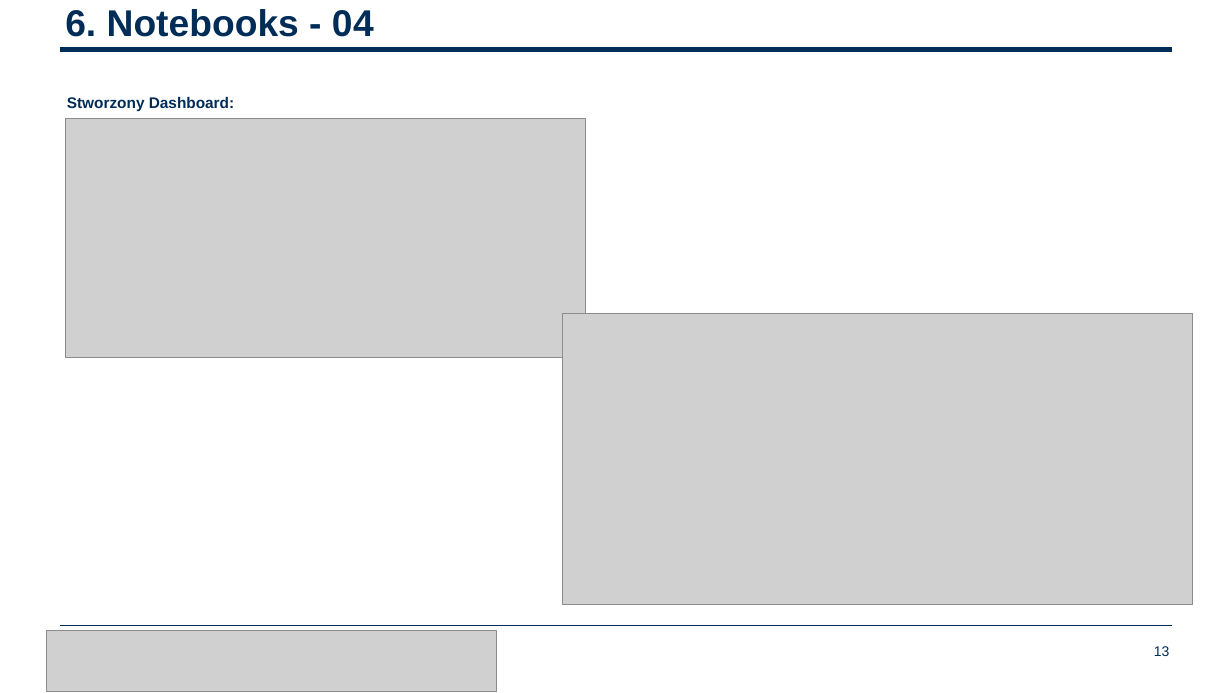
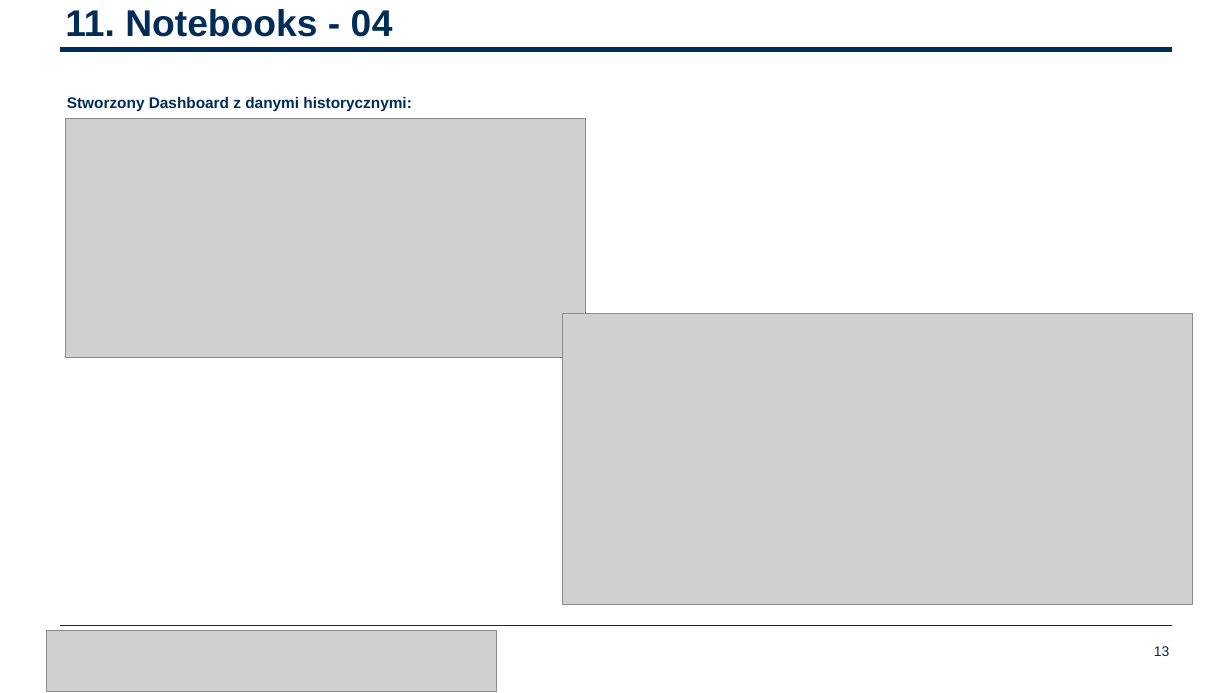
Before and after one commit to BartoszRP/MERITO_ML_Projekt_Fotowoltaika_2024, a slide deck: slide 13 of 6. Docs/Bartosz_Reszka_Piwowarski_Prezentacja.pptx. Drawn at 1232x693 pixels with LibreOffice and Linux fonts; fonts in the diff are those of the drawing; grey boxes stand for pictures; background and template pictures are left out. Boxes give left, top, right and bottom in pixels: in the first picture for what was removed or moved away, otherwise in the second. Text is boxed around its words. In the diff, an @@ line names an element or a change of style, - is before the commit and + after.

```diff
--- a/6. Docs/Bartosz_Reszka_Piwowarski_Prezentacja.pptx
+++ b/6. Docs/Bartosz_Reszka_Piwowarski_Prezentacja.pptx
@@ title at (65, 9, 393, 37): text changed @@
-6. Notebooks - 04
+11. Notebooks - 04
@@ text at (67, 97, 411, 112): text changed @@
-Stworzony Dashboard:
+Stworzony Dashboard z danymi historycznymi:
```
Also in this commit, not shown: 4 other slides changed, 3 slides added, 1 other file.
